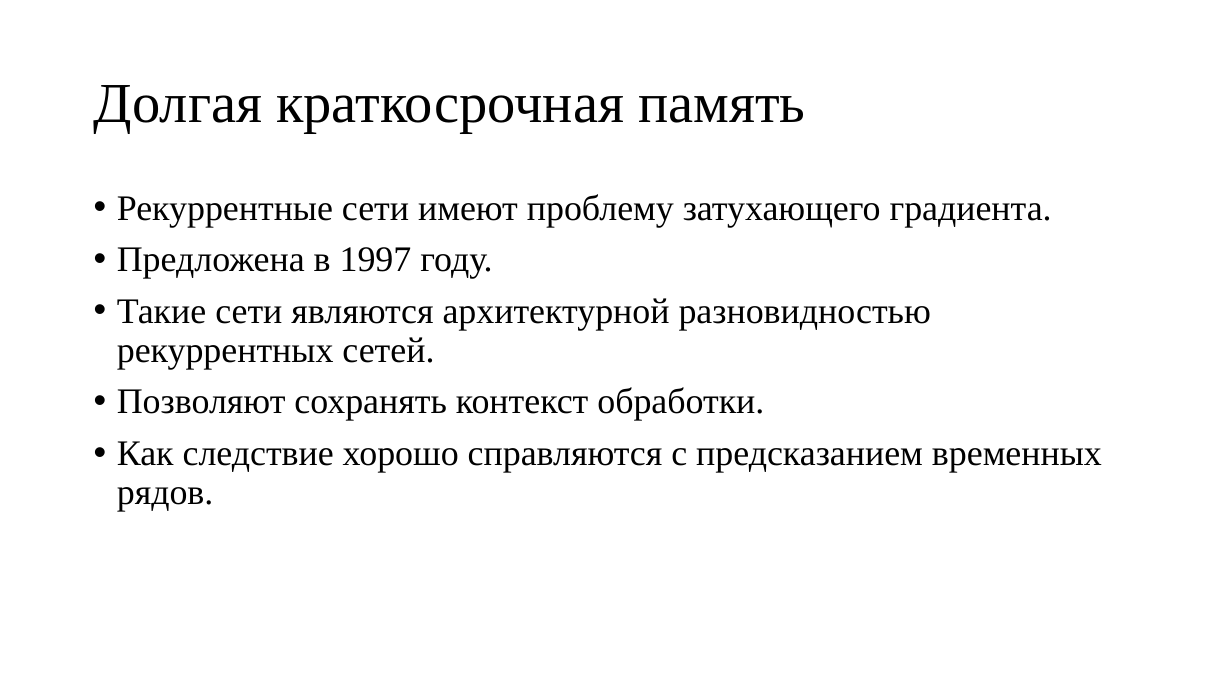
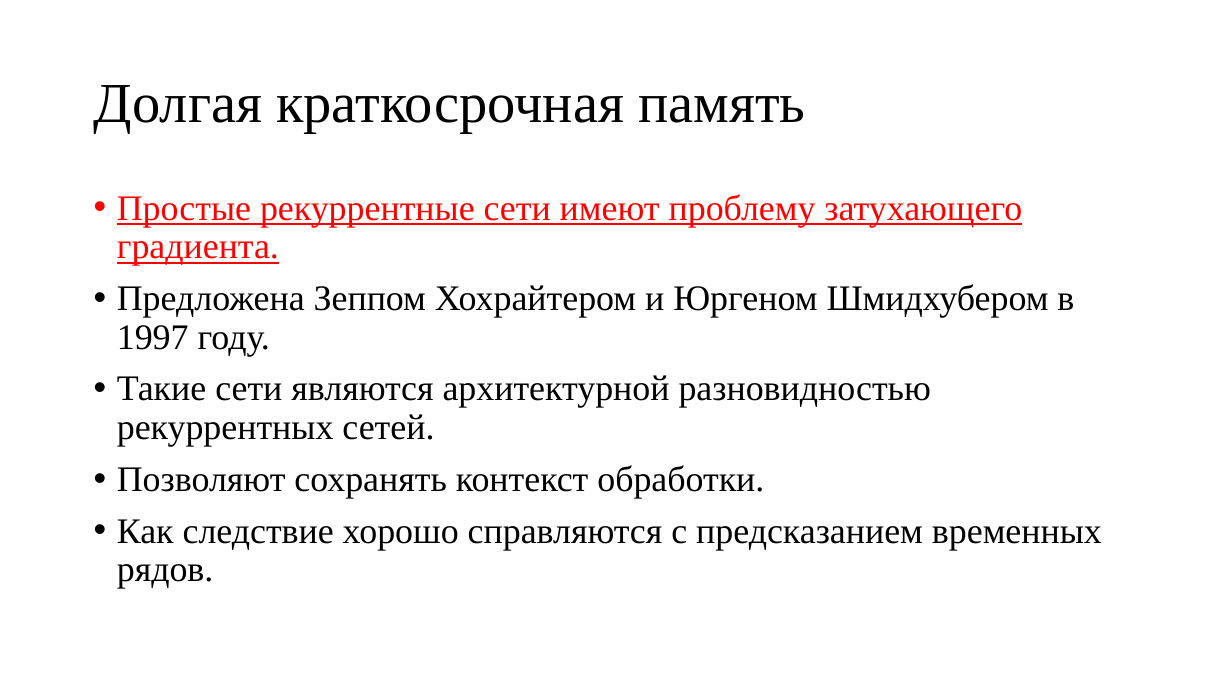
Before and after one commit to sven4500/masters-diploma, a slide deck: slide 5 of Презентация/Пезентация.ppt. Drawn at 1232x693 pixels with LibreOffice and Linux fonts; fonts in the diff are those of the drawing. Boxes give left, top, right and bottom in pixels: in the first picture for what was removed or moved away, otherwise in the second. Text is boxed around its words. In the diff, an @@ line names an element or a change of style, - is before the commit and + after.

```diff
--- a/Презентация/Пезентация.ppt
+++ b/Презентация/Пезентация.ppt
@@ text at bbox=[117, 194, 1074, 356]: text changed; text colour #000000 to #FF0000 @@
-• Рекуррентные сети имеют проблему затухающего градиента.
-• Предложена в 1997 году.
+• Простые рекуррентные сети имеют проблему затухающего градиента.
+• Предложена Зеппом Хохрайтером и Юргеном Шмидхубером в 1997 году.
```
Also in this commit, not shown: 12 other slides changed, 2 slides added, 2 slides removed.
